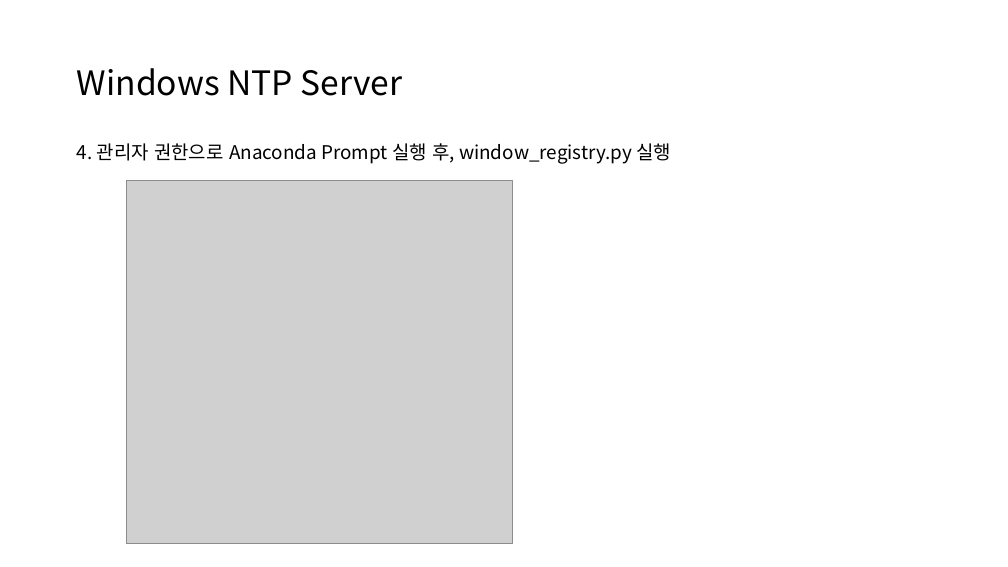
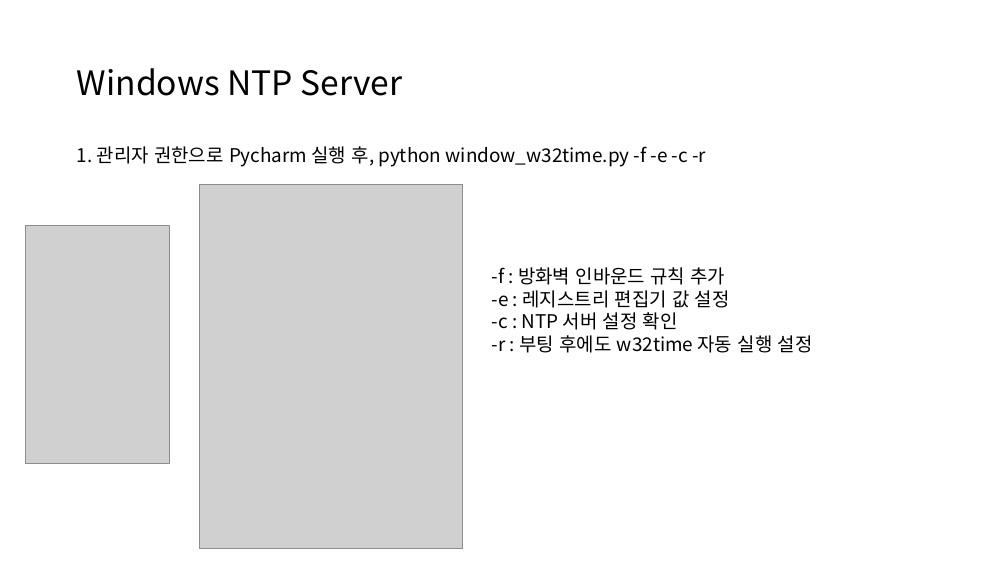
Before and after one commit to UnstructuredWork/udp_server, a slide deck: slide 5 of doc/time_synchronization.pptx (slide 8 before the commit). Drawn at 1008x567 pixels with LibreOffice and Linux fonts; fonts in the diff are those of the drawing; grey boxes stand for pictures. Boxes give left, top, right and bottom in pixels: in the first picture for what was removed or moved away, otherwise in the second. Text is boxed around its words. In the diff, an @@ line names an element or a change of style, - is before the commit and + after.

```diff
--- a/doc/time_synchronization.pptx
+++ b/doc/time_synchronization.pptx
@@ text at [77, 146, 706, 167]: text changed @@
-4. 관리자 권한으로 Anaconda Prompt 실행 후, window_registry.py 실행
+1. 관리자 권한으로 Pycharm 실행 후, python window_w32time.py -f -e -c -r
@@ picture: place and size @@
-picture at [126, 180, 512, 544]
+picture at [200, 185, 463, 549]
@@ picture added at [26, 225, 169, 464] @@
@@ text added at [492, 267, 813, 353], 18 pt, text #000000 @@
+-f : 방화벽 인바운드 규칙 추가
+-e : 레지스트리 편집기 값 설정
+-c : NTP 서버 설정 확인
+-r : 부팅 후에도 w32time 자동 실행 설정
```
Also in this commit, not shown: 7 other slides changed.
